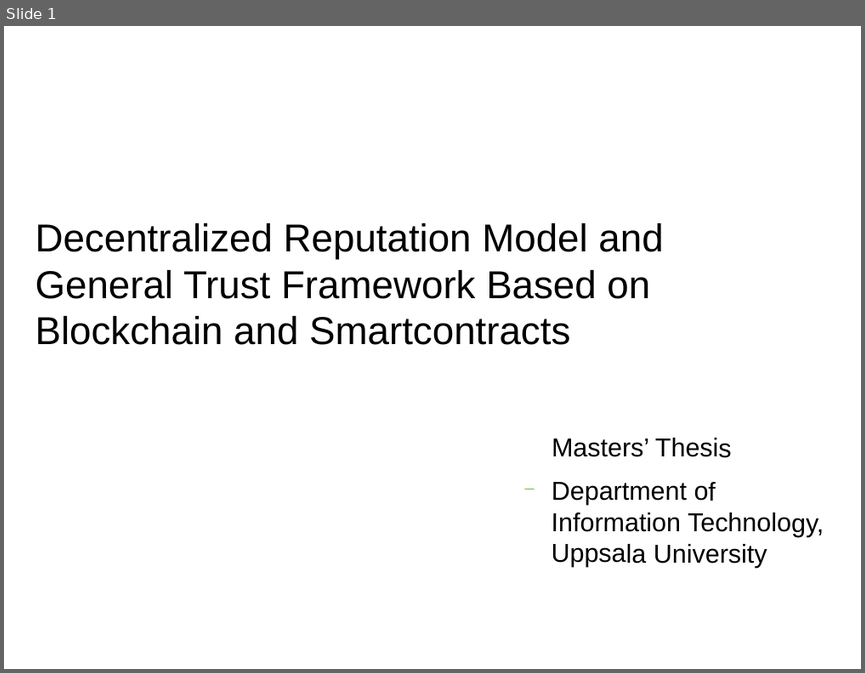
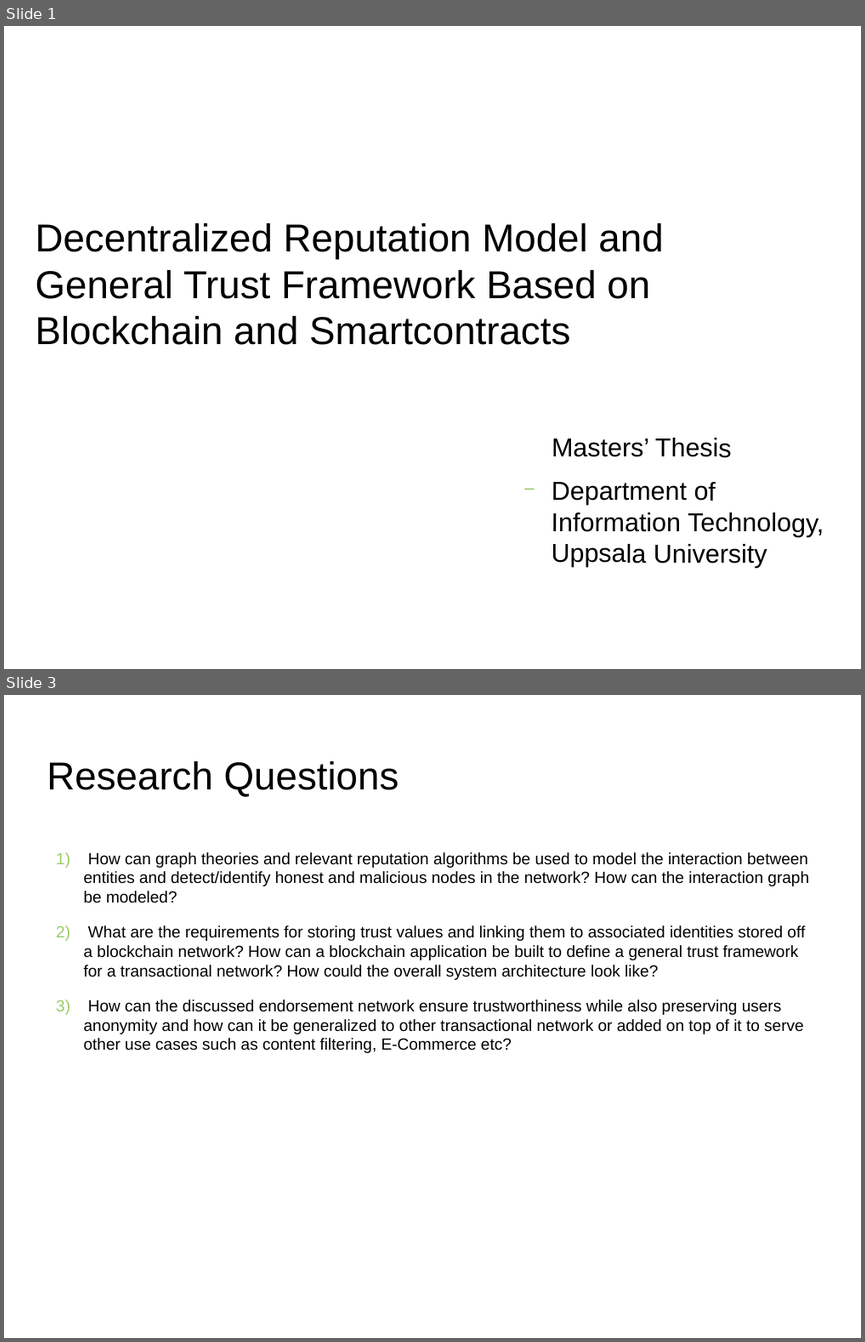
Before and after one commit to s2-t2/blockchain_reputation_system, a slide deck: documents/Presentation/Presentation.odp. Shown one above the other, each under a label of ours: slide 1 before the commit, slides 1 and 3 after it; the slides between them are not shown. The pictures are 865x673 and 865x1342 pixels, drawn with LibreOffice and Linux fonts; fonts in the diff are those of the drawing; background and template pictures are left out. Boxes give left, top, right and bottom in pixels: in the first picture for what was removed or moved away, otherwise in the second. Text is boxed around its words. In the diff, an @@ line names an element or a change of style, - is before the commit and + after.

```diff
--- a/documents/Presentation/Presentation.odp
+++ b/documents/Presentation/Presentation.odp
@@ slide 3 added at (4, 695, 861, 1338), background picture (left out) @@
@@ title added at (46, 761, 399, 797), 36 pt, text #000000 @@
+Research Questions
@@ text added at (84, 852, 809, 1053), 15 pt, text #000000 @@
+1) How can graph theories and relevant reputation algorithms be used to model the interaction between entities and detect/identify honest and malicious nodes in the network? How can the interaction graph be modeled?
+2) What are the requirements for storing trust values and linking them to associated identities stored off a blockchain network? How can a blockchain application be built to define a general trust framework for a transactional network? How could the overall system architecture look like?
+3) How can the discussed endorsement network ensure trustworthiness while also preserving users anonymity and how can it be generalized to other transactional network or added on top of it to serve other use cases such as content filtering, E-Commerce etc?
```
Also in this commit, not shown: 7 slides changed, 7 other slides added, 6 slides removed, 8 other files.
